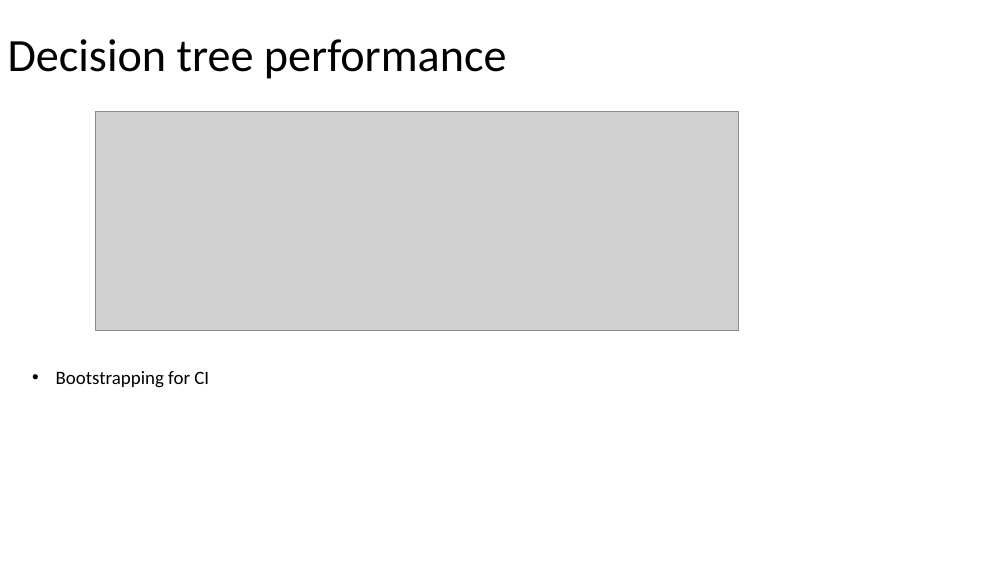
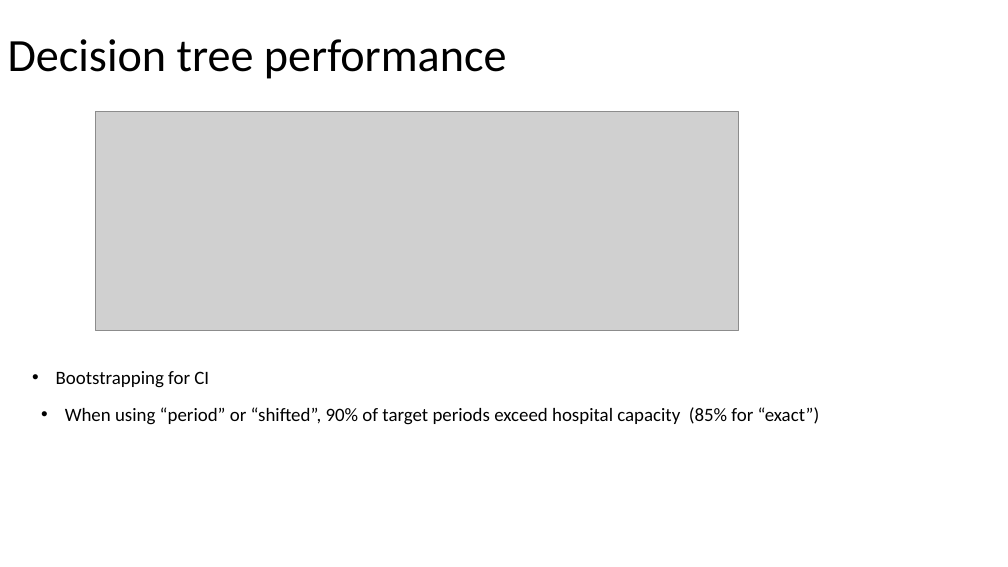
Before and after one commit to RachelMurray-Watson/COVID_forecasting, a slide deck: slide 3 of Graphs/Decision_tree_self_graph.pptx. Drawn at 1008x567 pixels with LibreOffice and Linux fonts; fonts in the diff are those of the drawing; grey boxes stand for pictures. Boxes give left, top, right and bottom in pixels: in the first picture for what was removed or moved away, otherwise in the second. Text is boxed around its words. In the diff, an @@ line names an element or a change of style, - is before the commit and + after.

```diff
--- a/Graphs/Decision_tree_self_graph.pptx
+++ b/Graphs/Decision_tree_self_graph.pptx
@@ text added at (65, 407, 820, 425), 18 pt, text #000000 @@
+• When using “period” or “shifted”, 90% of target periods exceed hospital capacity (85% for “exact”)
```
Also in this commit, not shown: 1 other slide changed, 4 other files.
